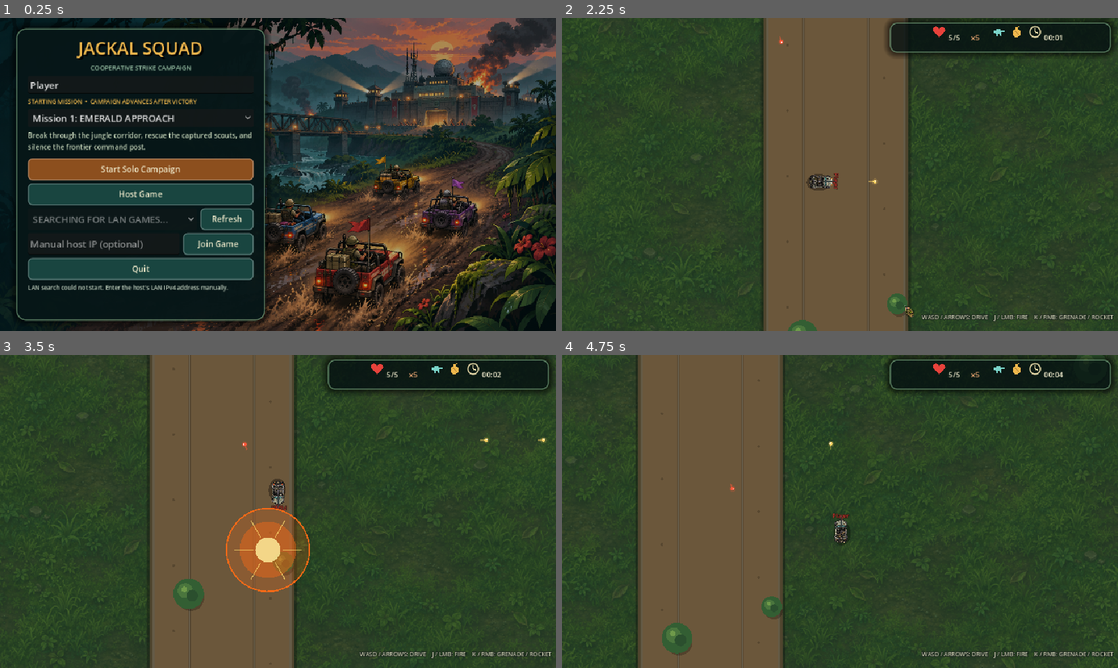
Above: before the commit, frames 1-4 (two rows, left to right).
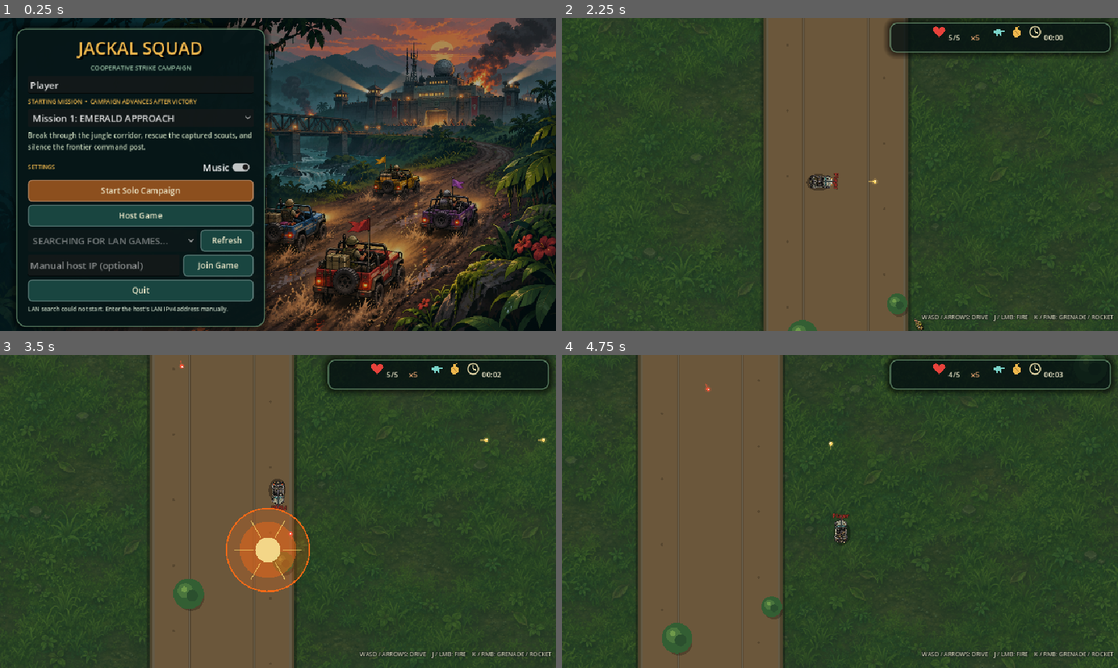
Above: after the commit, the same moments.

Repository: Brolton/Jackal-Squad
Game: Godot game, scene res://scenes/main.tscn
Same seed, same stepped clock (60 frames per second), same inputs: the game is played once before the commit and once after it.
Inputs (mouse positions are in pixels of both pictures, inside the frame that each line leads up to):
- Up to frame 1 (0.25 s): no input
- Up to frame 2 (2.25 s): click (789, 168) at 0.5 s, where only the run after the commit has a clickable "Music"; click (701, 190) at 1.25 s, where only the run after the commit has a clickable "Start Solo Campaign"; tap Enter at 2 s; move the mouse to (962, 158) at 2.02 s; hold D (move_right) from 2.03 s (still down); hold J (fire_primary) from 2.03 s (still down); click (962, 158) at 2.17 s
- Up to frame 3 (3.5 s): tap Space at 2.27, 3.02 s; move the mouse to (166, 527) at 2.77 s; release D (move_right) at 2.78 s; release J (fire_primary) at 2.78 s; hold S (move_down) from 2.78 s (still down); tap K (fire_secondary) at 2.85 s
- Up to frame 4 (4.75 s): move the mouse to (895, 442) at 3.52 s; release S (move_down) at 3.53 s; hold D (move_right) 3.53-4.28 s; tap Ctrl at 3.6 s; move the mouse to (812, 574) at 4.27 s; hold W (move_up) from 4.28 s (still down); tap J (fire_primary) at 4.35 s; click (812, 574) at 4.42 s; tap Space at 4.52 s

The runs differ from the first frame. In frame 1, 16% of the frame differs, in the area x 2-48%, y 44-100%; in frame 2, less than 0.1%; in frame 3, less than 0.1%; in frame 4, less than 0.1%.

Commit message:
Add main menu music toggle
Co-authored-by: Copilot <223556219+Copilot@users.noreply.github.com>

Diff:
--- a/scripts/audio_director.gd
+++ b/scripts/audio_director.gd
@@ -3,13 +3,45 @@
 const SAMPLE_RATE := 16000
 const BEAT_SECONDS := 60.0 / 148.0
 const MUSIC_BEATS := 16
+const SETTINGS_PATH := "user://settings.cfg"
 
 var _music_player: AudioStreamPlayer
 var _music_stream: AudioStreamWAV
 var _engine_stream: AudioStreamWAV
 var _sfx_cache: Dictionary = {}
+var _music_enabled := true
+
+func _ready() -> void:
+	var settings := ConfigFile.new()
+	var error := settings.load(SETTINGS_PATH)
+	if error == OK:
+		var saved_value: Variant = settings.get_value("audio", "music_enabled", true)
+		if typeof(saved_value) == TYPE_BOOL:
+			_music_enabled = saved_value
+		else:
+			push_warning("Ignoring invalid music setting in %s." % SETTINGS_PATH)
+	elif error != ERR_FILE_NOT_FOUND:
+		push_error("Could not load audio settings from %s: %s" % [SETTINGS_PATH, error_string(error)])
+
+func is_music_enabled() -> bool:
+	return _music_enabled
+
+func set_music_enabled(enabled: bool) -> void:
+	if _music_enabled == enabled:
+		return
+	_music_enabled = enabled
+	if not _music_enabled:
+		stop_music()
+	var settings := ConfigFile.new()
+	settings.set_value("audio", "music_enabled", _music_enabled)
+	var error := settings.save(SETTINGS_PATH)
+	if error != OK:
+		push_error("Could not save audio settings to %s: %s" % [SETTINGS_PATH, error_string(error)])
 
 func start_music(level_index: int = 0) -> void:
+	if not _music_enabled:
+		stop_music()
+		return
 	if _music_player == null:
 		_music_player = AudioStreamPlayer.new()
 		_music_player.name = "MissionMusic"
--- a/scripts/main_menu.gd
+++ b/scripts/main_menu.gd
@@ -120,6 +120,22 @@
 	_briefing_label.add_theme_color_override("font_color", Color(0.78, 0.84, 0.73))
 	content.add_child(_briefing_label)
 	_on_mission_selected(0)
+
+	var settings_row := HBoxContainer.new()
+	settings_row.add_theme_constant_override("separation", 6)
+	var settings_label := Label.new()
+	settings_label.text = "SETTINGS"
+	settings_label.size_flags_horizontal = Control.SIZE_EXPAND_FILL
+	settings_label.add_theme_font_size_override("font_size", 10)
+	settings_label.add_theme_color_override("font_color", VisualTheme.GOLD)
+	settings_row.add_child(settings_label)
+	var music_toggle := CheckButton.new()
+	music_toggle.name = "MusicToggle"
+	music_toggle.text = "Music"
+	music_toggle.button_pressed = AudioDirector.is_music_enabled()
+	music_toggle.toggled.connect(AudioDirector.set_music_enabled)
+	settings_row.add_child(music_toggle)
+	content.add_child(settings_row)
 
 	_main_view = VBoxContainer.new()
 	_main_view.add_theme_constant_override("separation", 5)
--- a/tests/test_audio_presentation.gd
+++ b/tests/test_audio_presentation.gd
@@ -46,6 +46,25 @@
 
 	game.queue_free()
 	await process_frame
+	audio.call("set_music_enabled", true)
+	var menu: Node = load("res://scenes/main.tscn").instantiate()
+	root.add_child(menu)
+	current_scene = menu
+	await process_frame
+	var music_toggle := menu.find_child("MusicToggle", true, false) as CheckButton
+	_check(
+		music_toggle != null and music_toggle.button_pressed,
+		"Main menu music setting reflects the saved audio preference"
+	)
+	if music_toggle != null:
+		music_toggle.button_pressed = false
+		_check(not audio.call("is_music_enabled") and not music.playing, "Turning off menu music stops mission music")
+		audio.call("start_music", 0)
+		_check(not music.playing, "Disabled music stays off when a mission starts")
+		music_toggle.button_pressed = true
+		_check(audio.call("is_music_enabled"), "Turning music back on updates the audio preference")
+	menu.queue_free()
+	await process_frame
 	if _failures == 0:
 		print("Audio presentation checks passed.")
 		quit()
